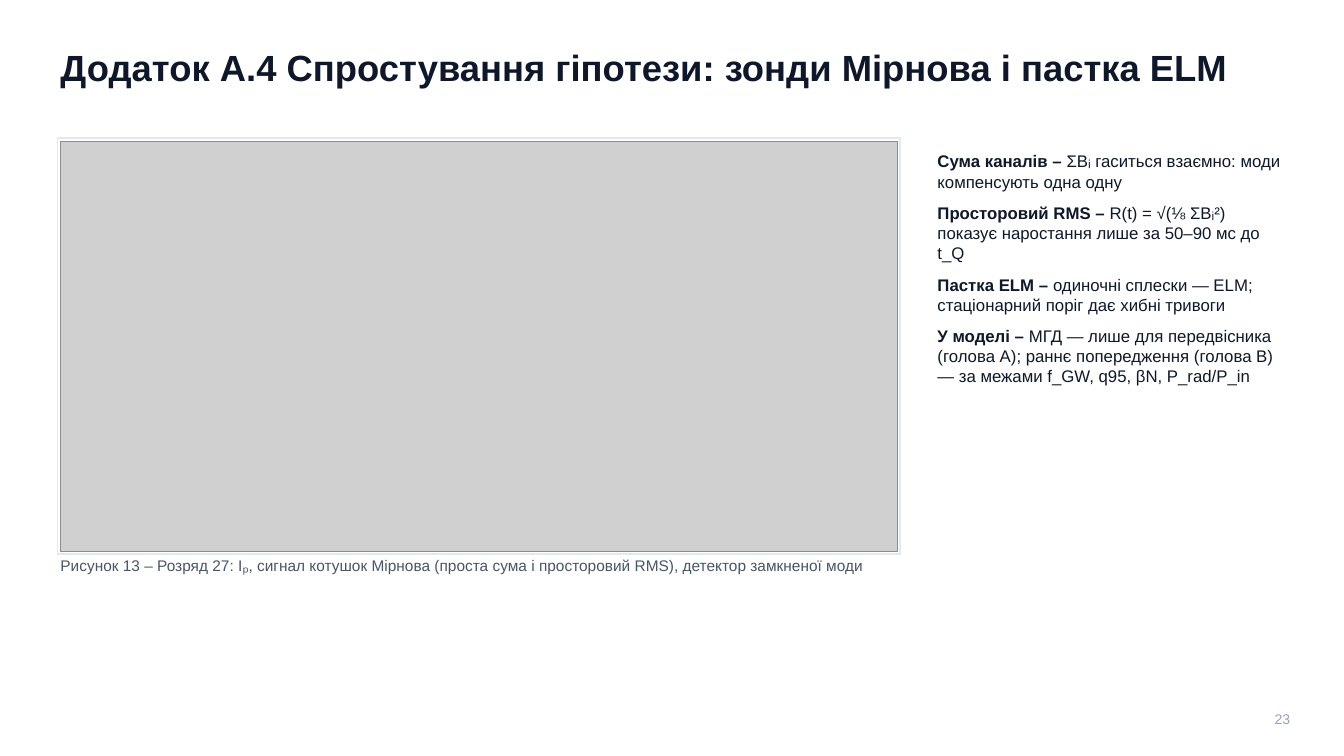
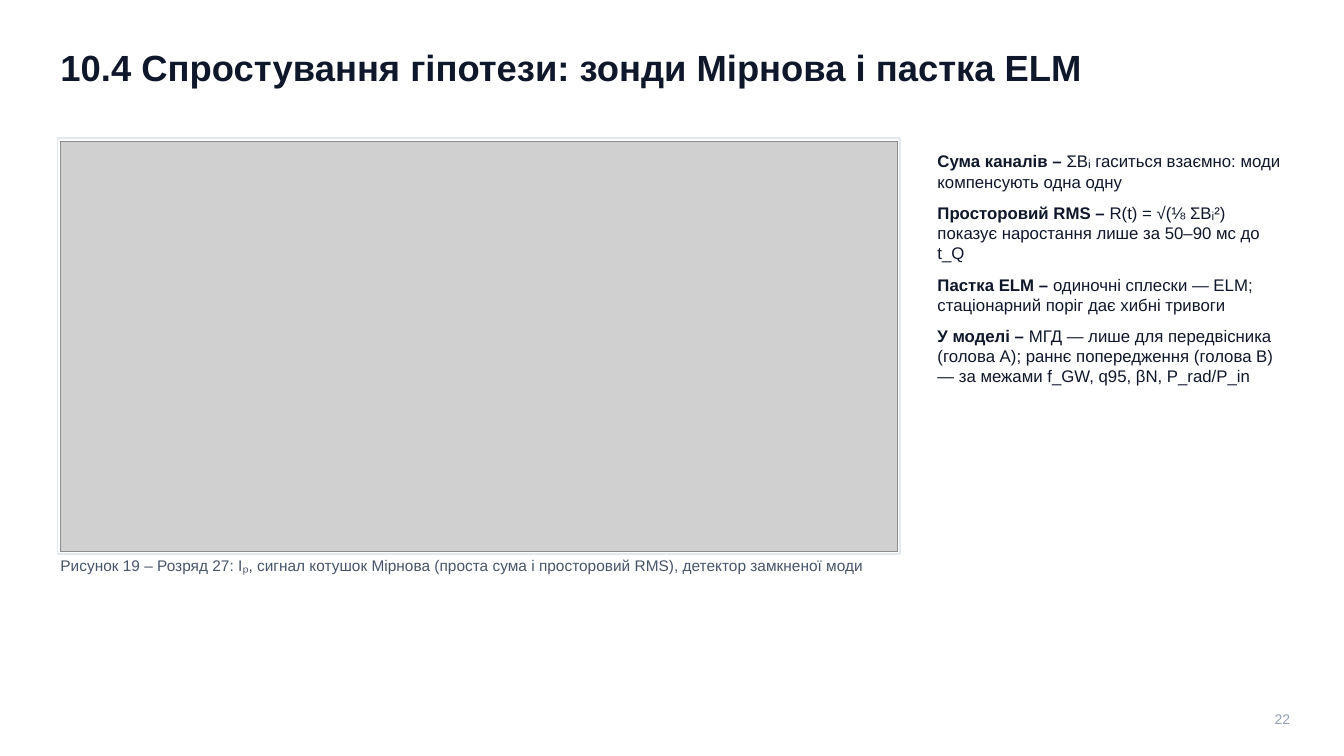
Before and after one commit to llllenah/plasma-disruption-prediction, a slide deck: slide 22 of docs/presentation.pptx (slide 23 before the commit). Drawn at 1344x756 pixels with LibreOffice and Linux fonts; fonts in the diff are those of the drawing; grey boxes stand for pictures. Boxes give left, top, right and bottom in pixels: in the first picture for what was removed or moved away, otherwise in the second. Text is boxed around its words. In the diff, an @@ line names an element or a change of style, - is before the commit and + after.

```diff
--- a/docs/presentation.pptx
+++ b/docs/presentation.pptx
@@ text at bbox=[60, 54, 1082, 89]: text changed @@
-Додаток А.4 Спростування гіпотези: зонди Мірнова і пастка ELM
+10.4 Спростування гіпотези: зонди Мірнова і пастка ELM
@@ text at bbox=[60, 559, 862, 574]: text changed @@
-Рисунок 13 – Розряд 27: Iₚ, сигнал котушок Мірнова (проста сума і просторовий RMS), детектор замкненої моди
+Рисунок 19 – Розряд 27: Iₚ, сигнал котушок Мірнова (проста сума і просторовий RMS), детектор замкненої моди
@@ text at bbox=[1275, 714, 1291, 724]: text changed @@
-23
+22
```
Also in this commit, not shown: 15 other slides changed, 6 slides added, 2 other files.
